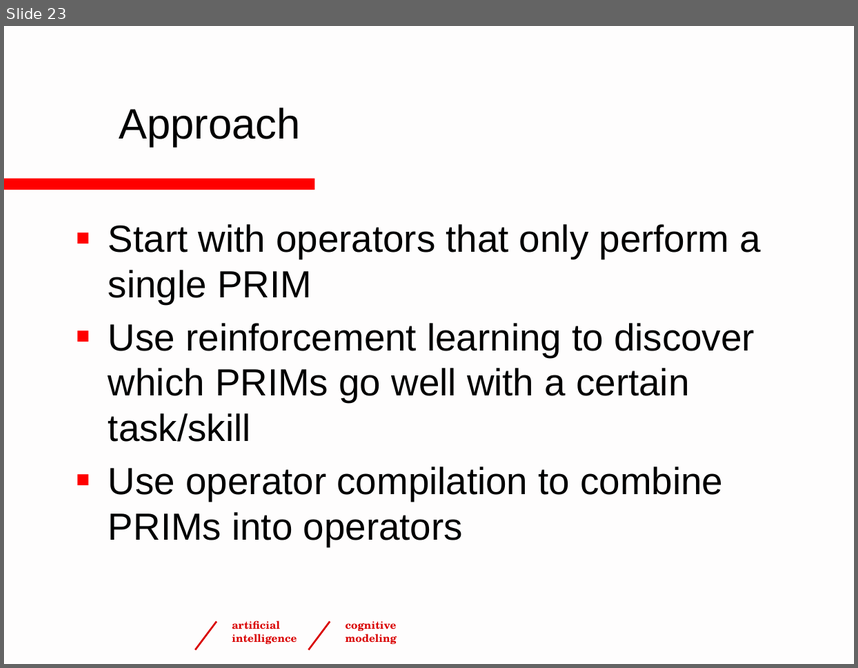
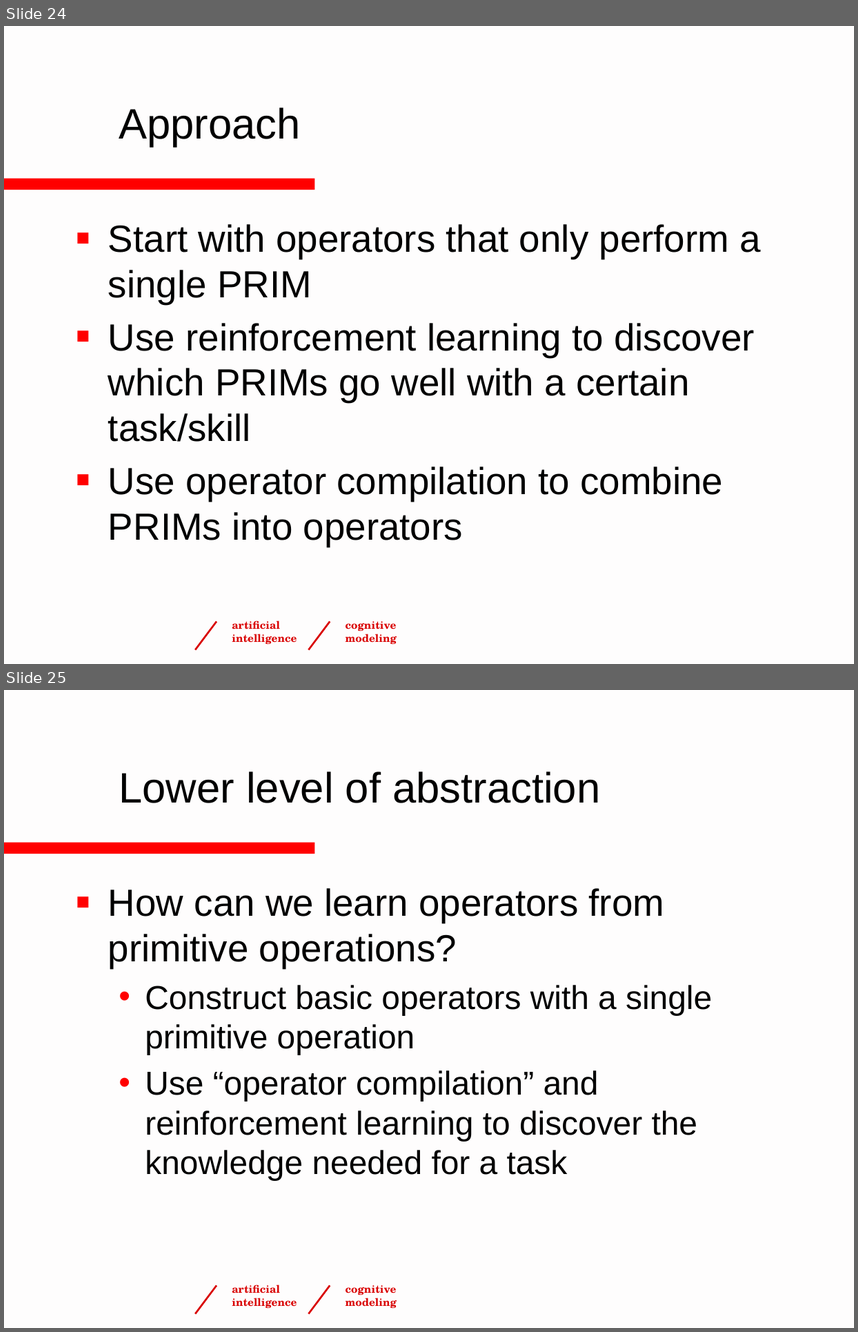
Before and after one commit to ntaatgen/PRIMs-Tutorial, a slide deck: PRIMsTutorial4.pptx. Shown one above the other, each under a label of ours: slide 23 before the commit, slides 24 and 25 after it. The pictures are 858x668 and 858x1332 pixels, drawn with LibreOffice and Linux fonts; fonts in the diff are those of the drawing; background and template pictures are left out. Boxes give left, top, right and bottom in pixels: in the first picture for what was removed or moved away, otherwise in the second. Text is boxed around its words. In the diff, an @@ line names an element or a change of style, - is before the commit and + after.

```diff
--- a/PRIMsTutorial4.pptx
+++ b/PRIMsTutorial4.pptx
@@ slide 25 added at box(4, 690, 854, 1328), background #FEFDFD; not listed: 5 template elements that a slide beside it also shows @@
@@ title added at box(119, 771, 600, 803), 36 pt, text #000000 @@
+Lower level of abstraction
@@ text added at box(108, 888, 712, 1180), 28 pt, text #000000 @@
+■ How can we learn operators from primitive operations?
+  • Construct basic operators with a single primitive operation
+  • Use “operator compilation” and reinforcement learning to discover the knowledge needed for a task
@@ what was slide 23 is now slide 24 @@
```
Also in this commit, not shown: 3 slides changed, 8 other slides added, 1 slide removed.
